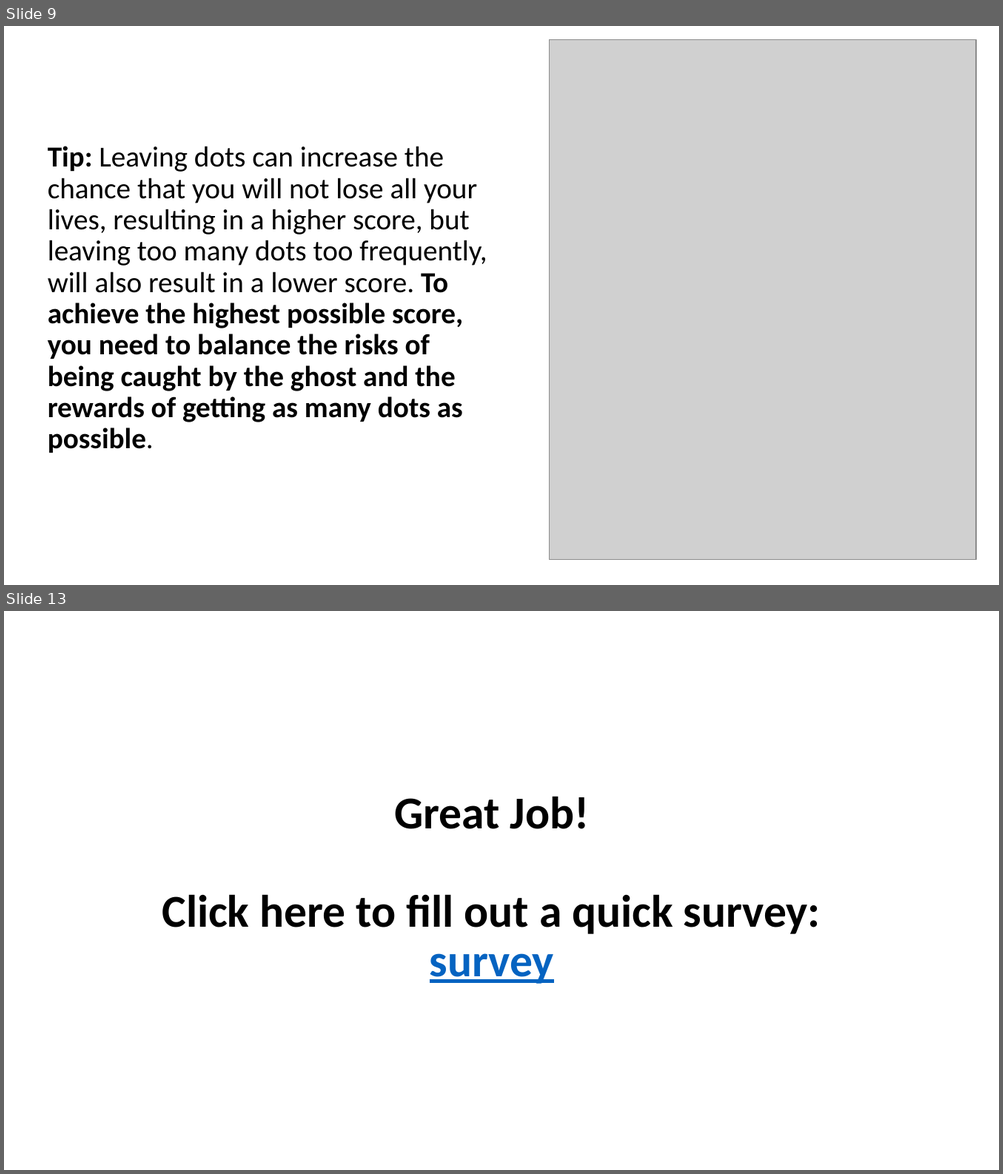
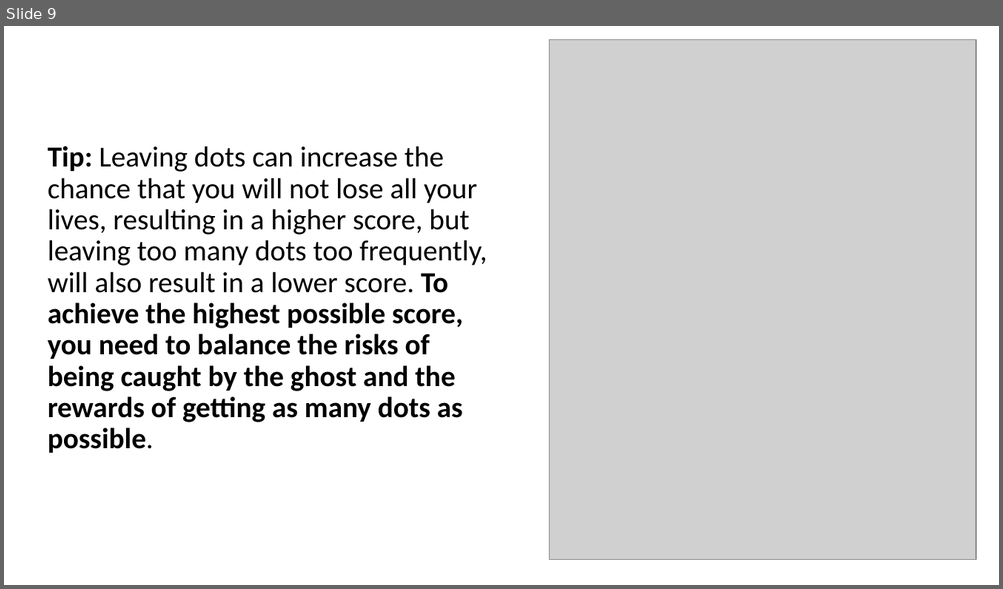
Before and after one commit to bstavel/pacman-task, a slide deck: Pacman_Instructions.pptx. Shown one above the other, each under a label of ours: slides 9 and 13 before the commit, slide 9 after it; the slides between them are not shown. The pictures are 1003x1174 and 1003x589 pixels, drawn with LibreOffice and Linux fonts; fonts in the diff are those of the drawing; grey boxes stand for pictures. Boxes give left, top, right and bottom in pixels: in the first picture for what was removed or moved away, otherwise in the second. Text is boxed around its words. In the diff, an @@ line names an element or a change of style, - is before the commit and + after.

```diff
--- a/Pacman_Instructions.pptx
+++ b/Pacman_Instructions.pptx
@@ slide 13 removed at <box>4,611,999,1170</box>, background #FFFFFF @@
@@ title removed at <box>162,796,820,984</box> @@
-Great Job!
-Click here to fill out a quick survey:
-survey
```
Also in this commit, not shown: 1 slide added, 3 other slides removed.
